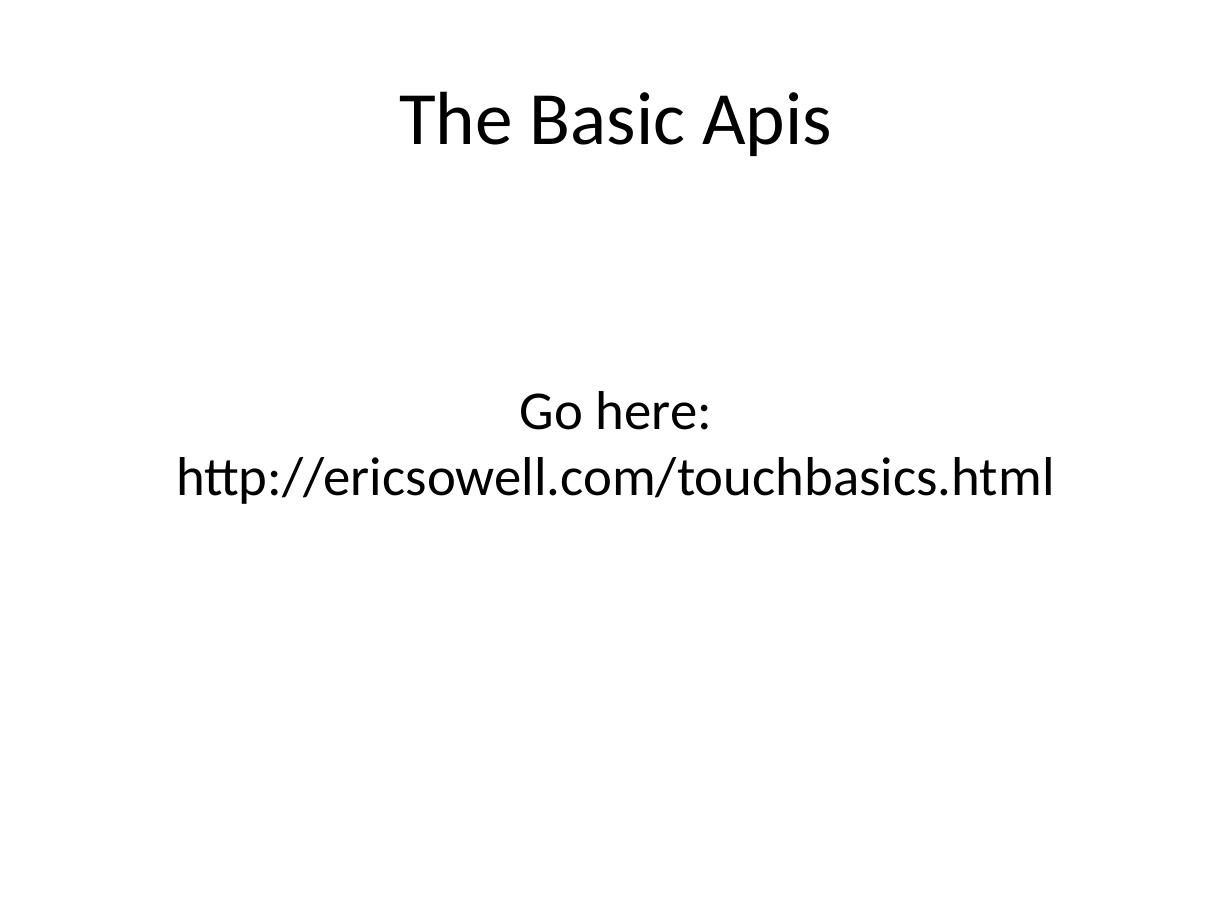
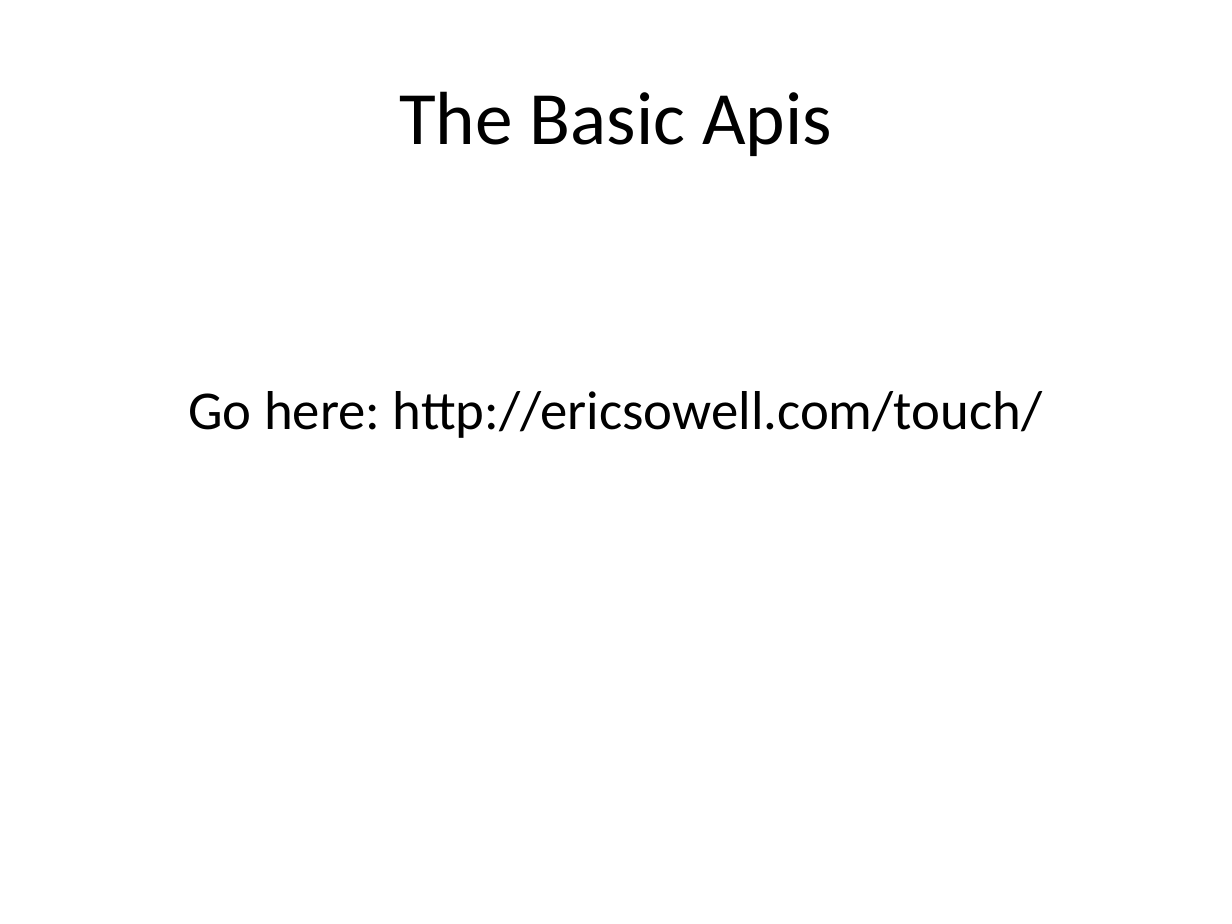
Before and after one commit to Mallioch/Presentations, a slide deck: slide 4 of 2013_3_16__touchy_web_applications__cowtowncc/touchy.pptx. Drawn at 1232x924 pixels with LibreOffice and Linux fonts; fonts in the diff are those of the drawing. Boxes give left, top, right and bottom in pixels: in the first picture for what was removed or moved away, otherwise in the second. Text is boxed around its words. In the diff, an @@ line names an element or a change of style, - is before the commit and + after.

```diff
--- a/2013_3_16__touchy_web_applications__cowtowncc/touchy.pptx
+++ b/2013_3_16__touchy_web_applications__cowtowncc/touchy.pptx
@@ text at [188, 391, 1043, 438]: text changed @@
-Go here: http://ericsowell.com/touchbasics.html
+Go here: http://ericsowell.com/touch/
```
Also in this commit, not shown: 4 other slides changed, 3 slides added, 25 other files.
